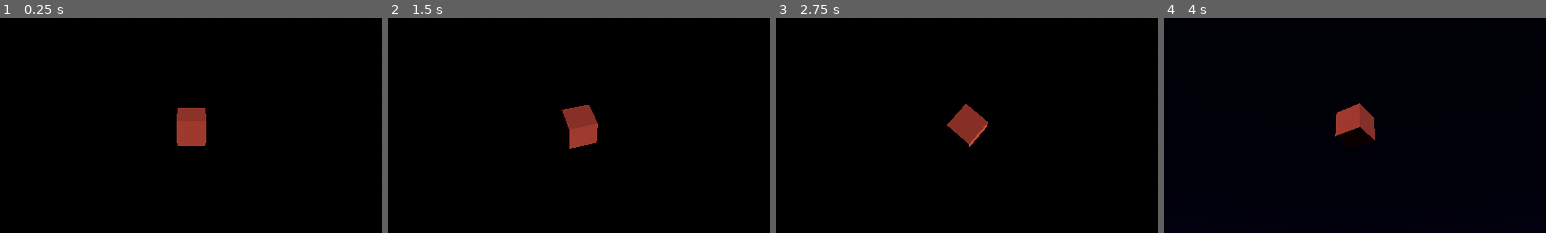
Above: before the commit, frames 1-4 (left to right).
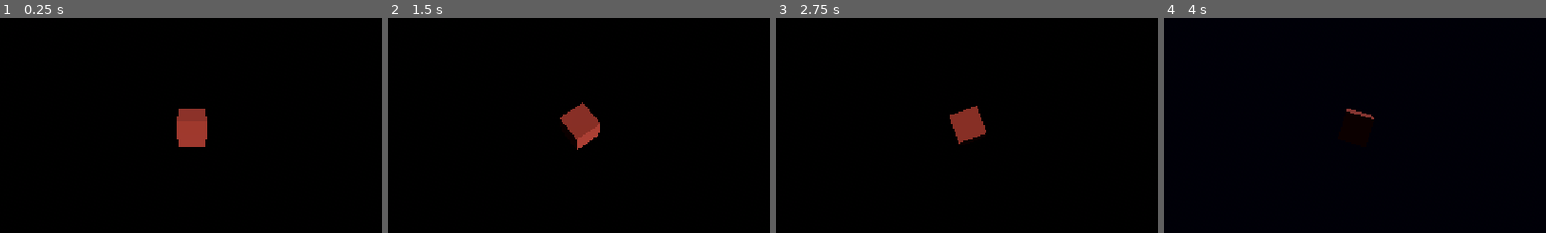
Above: after the commit, the same moments.

Repository: blugart-dev/moltbot-star-visualizer
Game: Godot game, scene res://scenes/main.tscn
Two runs of this game, one before a commit and one after it. Both use one fixed random seed, a clock stepped at 60 frames per second and the inputs below.
Inputs (mouse positions are % of the whole screen's width and height, from its top left):
- Up to frame 1 (0.25 s): no input
- Up to frame 2 (1.5 s): tap Enter at 0.5 s; move the mouse to (72, 45) at 0.52 s; hold Shift 0.53-1.25 s; click (72, 45) at 0.67 s; tap Space at 1.25 s; drag from (30, 55) to (45, 70) at 1.27 s
- Up to frame 3 (2.75 s): tap Enter at 2 s; move the mouse to (60, 28) at 2.02 s; tap Ctrl at 2.1 s; click (60, 28) at 2.17 s
- Up to frame 4 (4 s): tap Space at 2.75 s; drag from (45, 70) to (20, 35) at 2.77 s; tap Enter at 3.5 s; move the mouse to (80, 65) at 3.52 s; tap Alt at 3.6 s; click (80, 65) at 3.67 s
The pictures show only the part of the screen within x 25-75%, y 25-75%; the shares and areas given below are measured in that part.
The window is 799x449 before the commit and 800x450 after it. Grey fills any space a smaller window leaves; there, only what the larger window draws over its background counts as a difference.

The runs differ from the first frame. In frame 1, 0.1% of the frame differs, in the area x 46-55%, y 41-60%; in frame 2, 0.4%; in frame 3, 0.4%; in frame 4, 1.0%, in the area x 44-56%, y 39-57%.

Commit message:
feat: add cross-platform support for PC, Web, and Mobile
Project settings:
- Add display settings (1280x720, canvas_items stretch, expand aspect)
- Enable touch emulation (mouse↔touch bidirectional)
- Add ETC2/ASTC texture compression for mobile
- Remove Windows-specific d3d12 driver override

Orbit camera:
- Add touch input handling (InputEventScreenTouch/Drag)
- Single-finger drag for orbit on mobile
- Pinch-to-zoom gesture support
- New pinch_zoom_speed export variable

Co-Authored-By: Claude Opus 4.5 <noreply@anthropic.com>

Diff:
--- a/project.godot
+++ b/project.godot
@@ -15,15 +15,28 @@
 run/main_scene="res://scenes/main.tscn"
 config/icon="res://icon.svg"
 
+[display]
+
+window/size/viewport_width=1280
+window/size/viewport_height=720
+window/stretch/mode="canvas_items"
+window/stretch/aspect="expand"
+window/handheld/orientation=0
+
+[input_devices]
+
+pointing/emulate_touch_from_mouse=true
+pointing/emulate_mouse_from_touch=true
+
 [physics]
 
 3d/physics_engine="Jolt Physics"
 
 [rendering]
 
-rendering_device/driver.windows="d3d12"
 renderer/rendering_method="gl_compatibility"
 renderer/rendering_method.mobile="gl_compatibility"
+textures/vram_compression/import_etc2_astc=true
 
 [editor_plugins]
 
--- a/scripts/core/orbit_camera.gd
+++ b/scripts/core/orbit_camera.gd
@@ -1,10 +1,12 @@
 extends Camera3D
-## Orbit camera with mouse controls for viewing the lobster swarm.
+## Orbit camera with mouse and touch controls for viewing the lobster swarm.
 ##
-## Left-click drag to orbit around the origin. Scroll to zoom in/out.
+## Mouse: Left-drag to orbit, scroll to zoom.
+## Touch: Single-finger drag to orbit, pinch to zoom.
 
 @export var orbit_speed: float = 0.005
 @export var zoom_speed: float = 2.0
+@export var pinch_zoom_speed: float = 0.01
 @export var min_distance: float = 5.0
 @export var max_distance: float = 100.0
 @export var min_elevation: float = -80.0
@@ -14,6 +16,9 @@
 var _azimuth: float = 0.0
 var _elevation: float = 30.0
 var _dragging: bool = false
+
+var _touch_points: Dictionary = {}
+var _last_pinch_distance: float = 0.0
 
 
 func _ready() -> void:
@@ -25,6 +30,10 @@
 		_handle_mouse_button(event)
 	elif event is InputEventMouseMotion:
 		_handle_mouse_motion(event)
+	elif event is InputEventScreenTouch:
+		_handle_screen_touch(event)
+	elif event is InputEventScreenDrag:
+		_handle_screen_drag(event)
 
 
 func _handle_mouse_button(event: InputEventMouseButton) -> void:
@@ -47,6 +56,36 @@
 	_update_camera_position()
 
 
+func _handle_screen_touch(event: InputEventScreenTouch) -> void:
+	if event.pressed:
+		_touch_points[event.index] = event.position
+	else:
+		_touch_points.erase(event.index)
+		_last_pinch_distance = 0.0
+
+
+func _handle_screen_drag(event: InputEventScreenDrag) -> void:
+	_touch_points[event.index] = event.position
+
+	if _touch_points.size() == 1:
+		_azimuth -= event.relative.x * orbit_speed
+		_elevation += event.relative.y * orbit_speed * 100.0
+		_elevation = clampf(_elevation, min_elevation, max_elevation)
+		_update_camera_position()
+
+	elif _touch_points.size() == 2:
+		var points := _touch_points.values()
+		var current_distance := (points[0] as Vector2).distance_to(points[1] as Vector2)
+
+		if _last_pinch_distance > 0.0:
+			var delta := _last_pinch_distance - current_distance
+			_distance += delta * pinch_zoom_speed
+			_distance = clampf(_distance, min_distance, max_distance)
+			_update_camera_position()
+
+		_last_pinch_distance = current_distance
+
+
 func _zoom(direction: float) -> void:
 	_distance += direction * zoom_speed
 	_distance = clampf(_distance, min_distance, max_distance)
